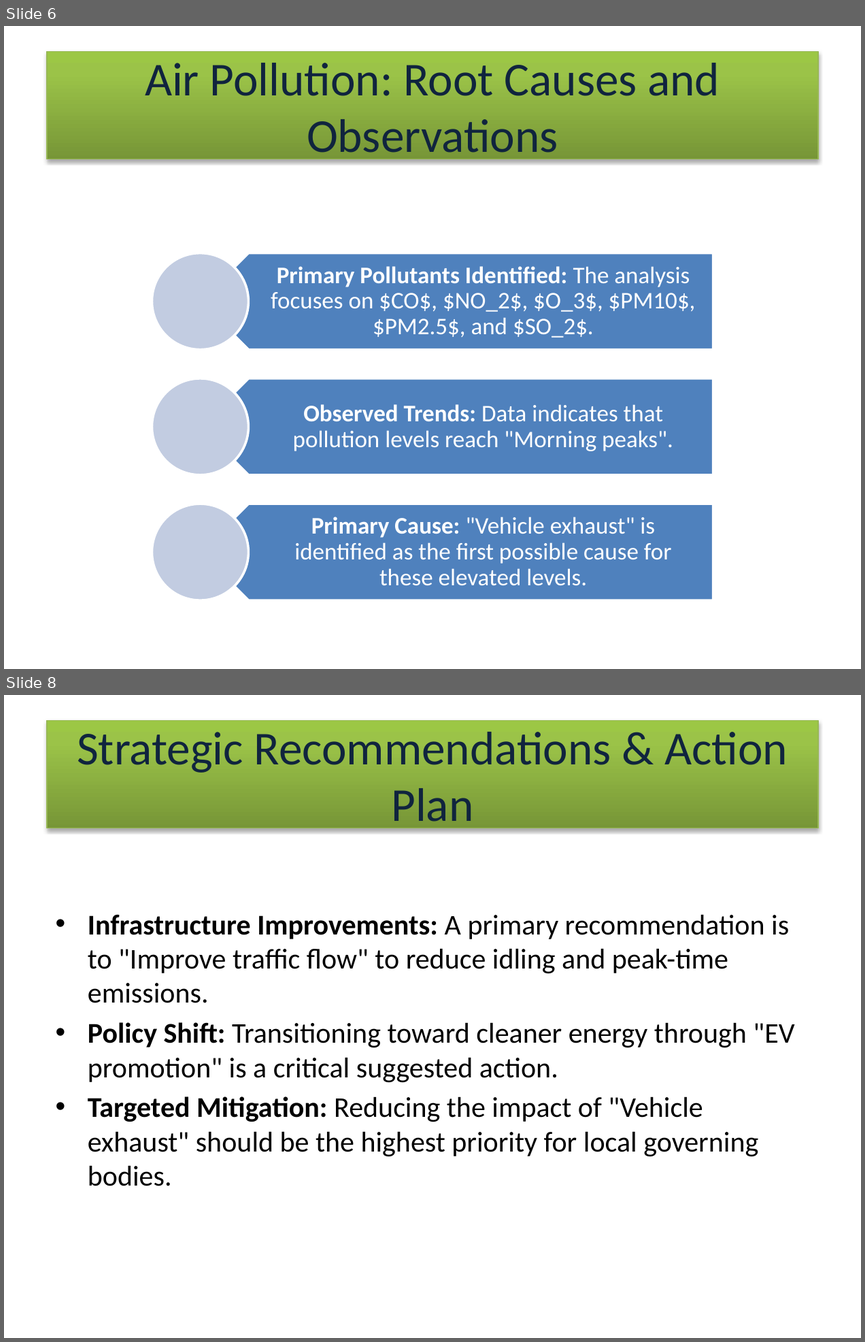
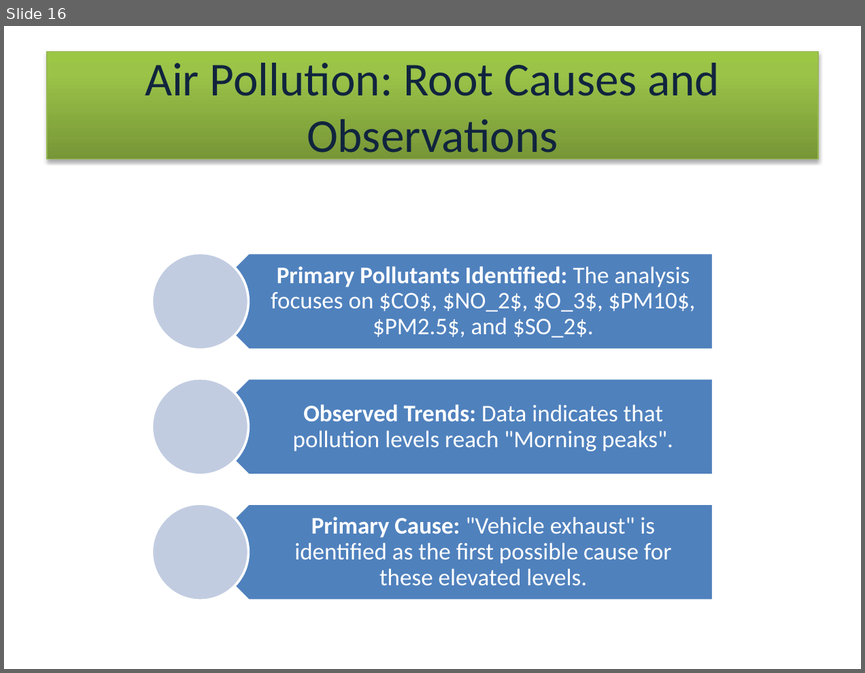
Before and after one commit to lopa3399/IT-anudip, a slide deck: PowerBI/project/The Air We Breathe.pptx. Shown one above the other, each under a label of ours: slides 6 and 8 before the commit, slide 16 after it; the slides between them are not shown. The pictures are 865x1342 and 865x673 pixels, drawn with LibreOffice and Linux fonts; fonts in the diff are those of the drawing. Boxes give left, top, right and bottom in pixels: in the first picture for what was removed or moved away, otherwise in the second. Text is boxed around its words. In the diff, an @@ line names an element or a change of style, - is before the commit and + after.

```diff
--- a/PowerBI/project/The Air We Breathe.pptx
+++ b/PowerBI/project/The Air We Breathe.pptx
@@ slide 8 removed at (x1=4, y1=695, x2=861, y2=1338), background #FFFFFF @@
@@ title removed at (x1=47, y1=721, x2=818, y2=828) @@
-Strategic Recommendations & Action Plan
@@ text removed at (x1=88, y1=914, x2=794, y2=1186) @@
-• Infrastructure Improvements: A primary recommendation is to "Improve traffic flow" to reduce idling and peak-time emissions.
-• Policy Shift: Transitioning toward cleaner energy through "EV promotion" is a critical suggested action.
-• Targeted Mitigation: Reducing the impact of "Vehicle exhaust" should be the highest priority for local governing bodies.
@@ what was slide 6 is now slide 16 @@
```
Also in this commit, not shown: 4 slides changed, 11 slides added, 2 other slides removed, 25 other files.
